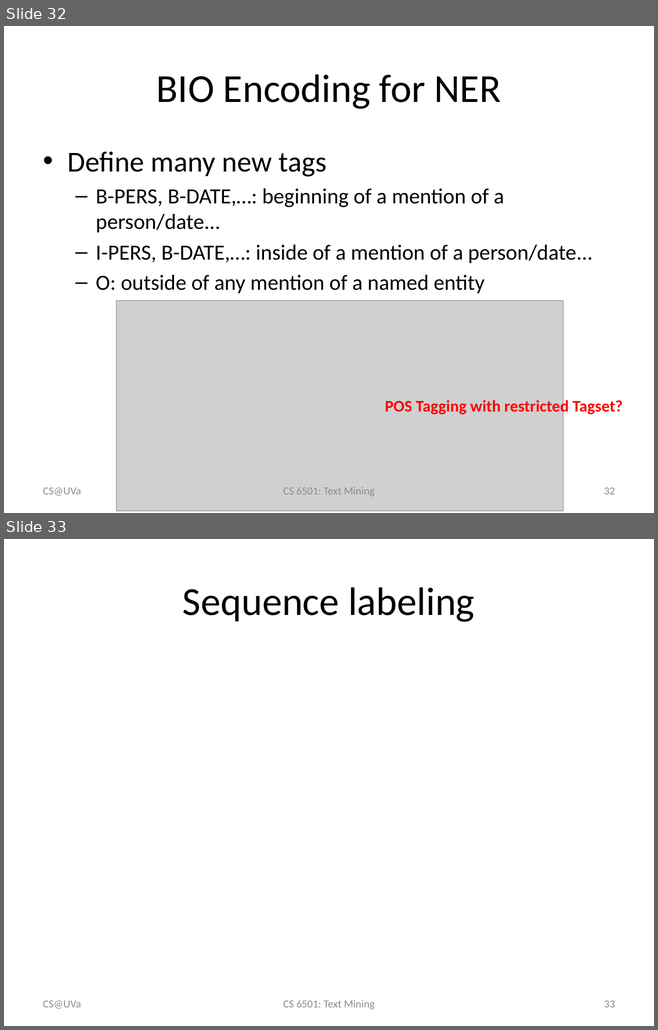
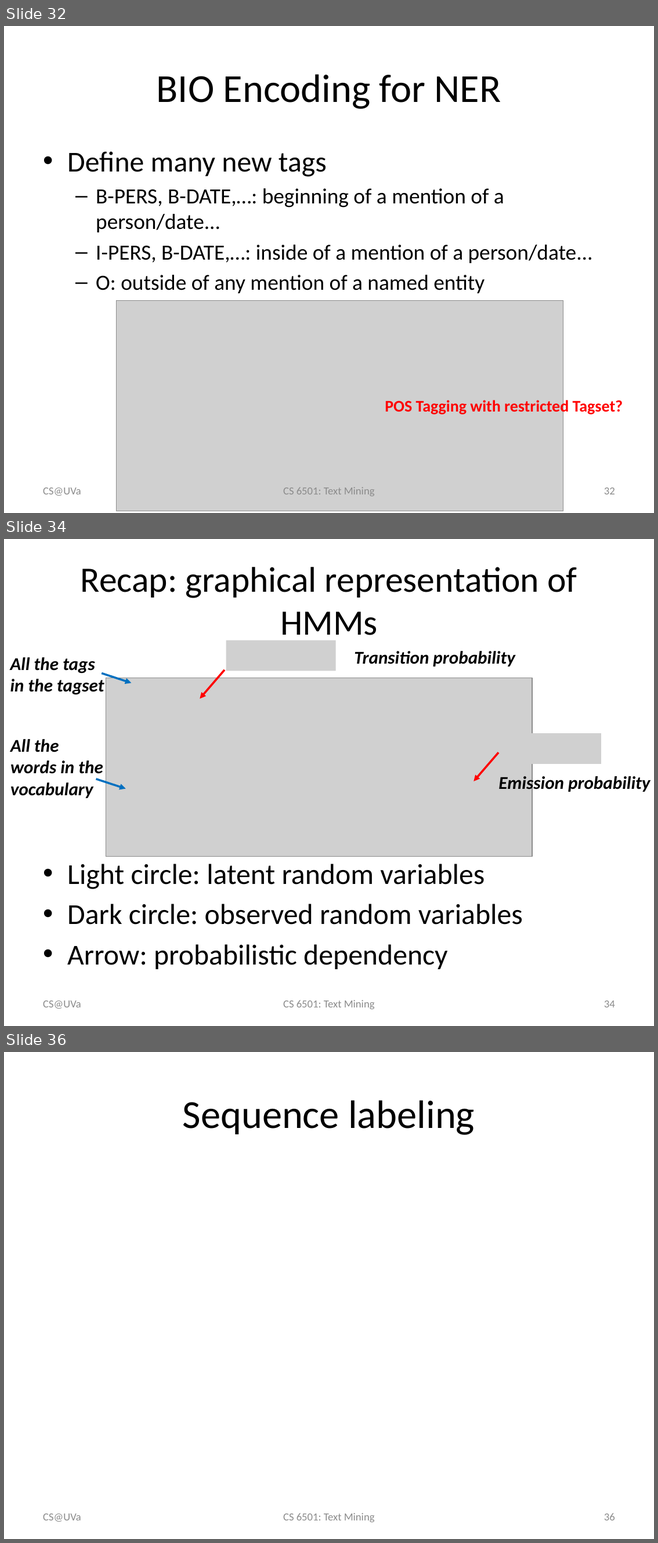
Before and after one commit to wang296/CS6501-Text-Mining, a slide deck: docs/POSTagging-SequenceLabeling.pptx. Shown one above the other, each under a label of ours: slides 32 and 33 before the commit, slides 32, 34 and 36 after it; the slides between them are not shown. The pictures are 658x1030 and 658x1543 pixels, drawn with LibreOffice and Linux fonts; fonts in the diff are those of the drawing; grey boxes stand for pictures. Boxes give left, top, right and bottom in pixels: in the first picture for what was removed or moved away, otherwise in the second. Text is boxed around its words. In the diff, an @@ line names an element or a change of style, - is before the commit and + after.

```diff
--- a/docs/POSTagging-SequenceLabeling.pptx
+++ b/docs/POSTagging-SequenceLabeling.pptx
@@ slide 34 added at (4,539,654,1026), background #FFFFFF @@
@@ title added at (81,567,576,643), 39.6 pt, text #000000 @@
+Recap: graphical representation of HMMs
@@ picture added at (226,641,336,671) @@
@@ text added at (10,657,104,695), 20 pt, text #000000, bold, italic @@
+All the tags in the tagset
@@ text added at (354,651,514,667), 20 pt, text #000000, bold, italic @@
+Transition probability
@@ arrow added from (101, 674) to (132, 683), #0070C0 2.25 pt @@
@@ picture added at (106,678,531,856) @@
@@ arrow added from (224, 670) to (199, 699), #FF0000 2.25 pt @@
@@ text added at (10,739,103,798), 20 pt, text #000000, bold, italic @@
+All the words in the vocabulary
@@ picture added at (507,733,601,764) @@
@@ arrow added from (498, 752) to (474, 781), #FF0000 2.25 pt @@
@@ arrow added from (96, 779) to (125, 788), #0070C0 2.25 pt @@
@@ text added at (498,774,650,794), 20 pt, text #000000, bold, italic @@
+Emission probability
@@ text added at (67,864,523,969), 32 pt, text #000000 @@
+• Light circle: latent random variables
+• Dark circle: observed random variables
+• Arrow: probabilistic dependency
@@ text added at (43,1001,81,1009), 12 pt, text #8C8C8C @@
+CS@UVa
@@ text added at (283,1000,375,1009), 12 pt, text #8C8C8C @@
+CS 6501: Text Mining
@@ page number added at (604,1001,615,1008), 12 pt, text #8C8C8C @@
+34
@@ what was slide 33 is now slide 36 @@
@@ page number at (604,1513,615,1521): text changed @@
-33
+36
```
Also in this commit, not shown: 4 slides changed, 2 other slides added, 3 other files.
